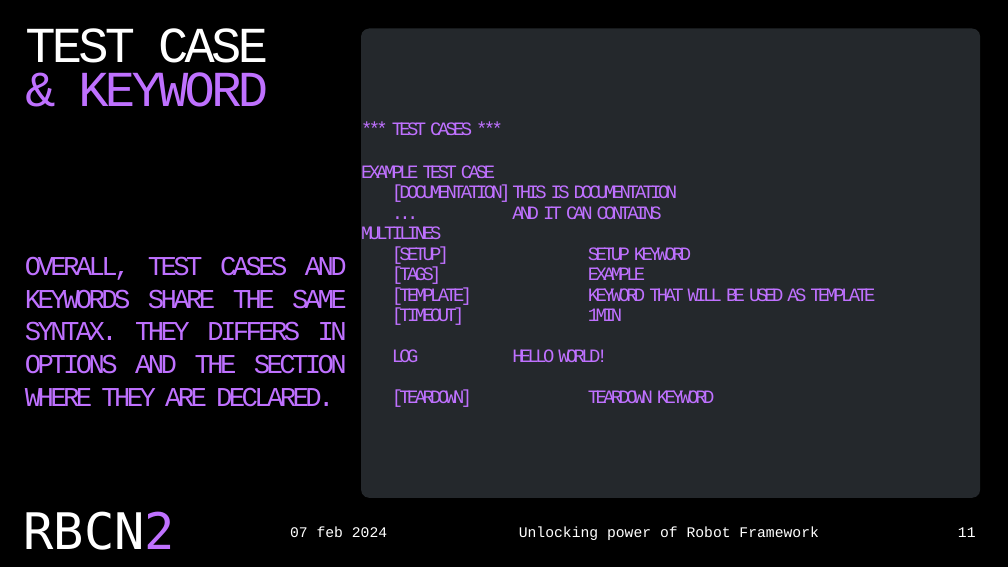
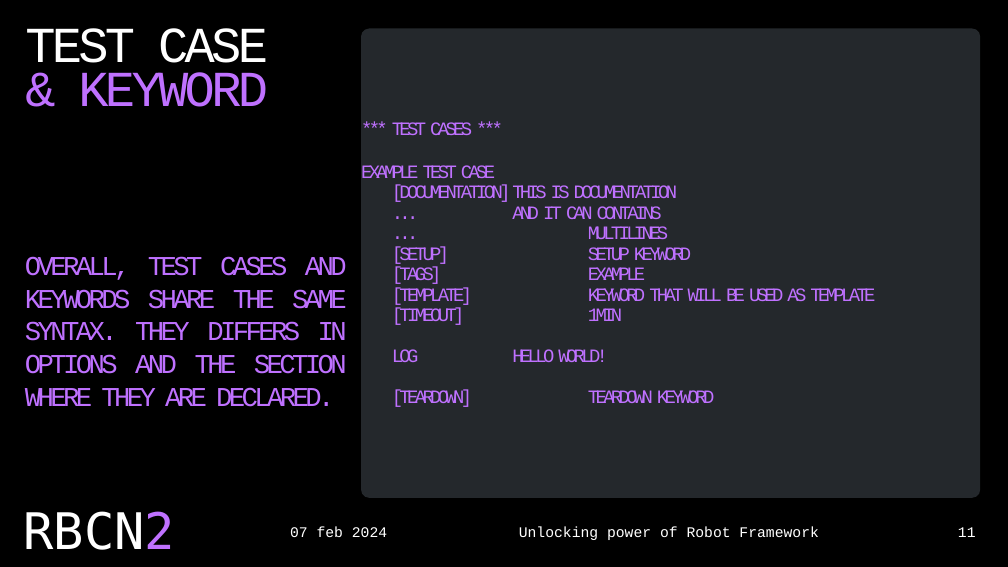
Before and after one commit to czyrski/robocon2024_unlocking_power, a slide deck: slide 11 of unlocking_power_of_robot_framework.pptx. Drawn at 1008x567 pixels with LibreOffice and Linux fonts; fonts in the diff are those of the drawing. Boxes give left, top, right and bottom in pixels: in the first picture for what was removed or moved away, otherwise in the second. Text is boxed around its words. In the diff, an @@ line names an element or a change of style, - is before the commit and + after.

```diff
--- a/unlocking_power_of_robot_framework.pptx
+++ b/unlocking_power_of_robot_framework.pptx
@@ text at box(512, 206, 668, 239): text changed @@
-... AND IT CAN CONTAINS MULTILINES
+... AND IT CAN CONTAINS
+... MULTILINES
```
Also in this commit, not shown: 6 other slides changed.
